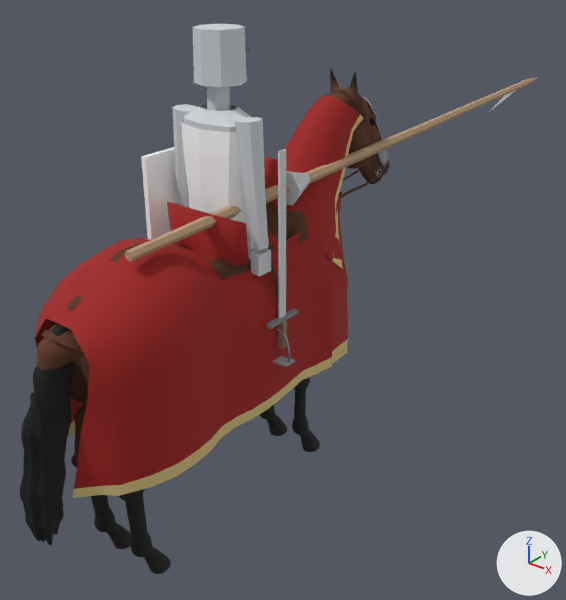
A saved change to the glTF model game/assets/models/cavalry_hx_med_knight_lod0.glb.
Rendered twice from a 50 mm lens placed at (2.3, -2.33, 2.72), pointed at (-0.17, 0.75, 0.81). Every picture has the same lights, and +X, +Y and +Z are marked at lower right. The older version comes first. Vertices at exactly the same position are counted once.

In view in the first picture: 'hx_med_knight_lod0'.
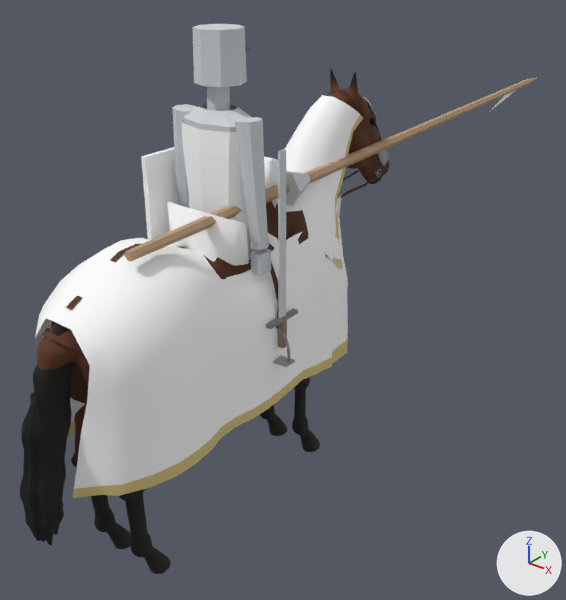
Scene script edits in JSON lines:
```json
{"block": "me_hx_med_knight_lod0", "where": "me_hx_med_knight_lod0.from_pydata(...)  # 5665 vertices, 10681 faces; spans x -0.35..0.35, y -1.08..3.3, z 0.0..2.33"}
{"block": "me_hx_med_knight_lod0", "where": "# used by ob_hx_med_knight_lod0; location = (0.0, 0.0, 0.0)"}
{"block": "me_hx_med_knight_lod0", "change": "me_hx_med_knight_lod0 part 1: 852 faces centred in x -0.31..0.31, y -0.86..0.99, z 0.7..1.91 are repainted in the vertex colours; the middle colour goes from red #9e1a17 to white #ffffff"}
```

Where the change shows, as pixel boxes (x1, y1, x2, y2) in the pictures (566 x 600 px):
```json
{"part": 1, "of": "me_hx_med_knight_lod0", "change": "recoloured", "before": [35, 95, 360, 489], "after": [35, 95, 360, 489], "on screen": "red to white"}
```
